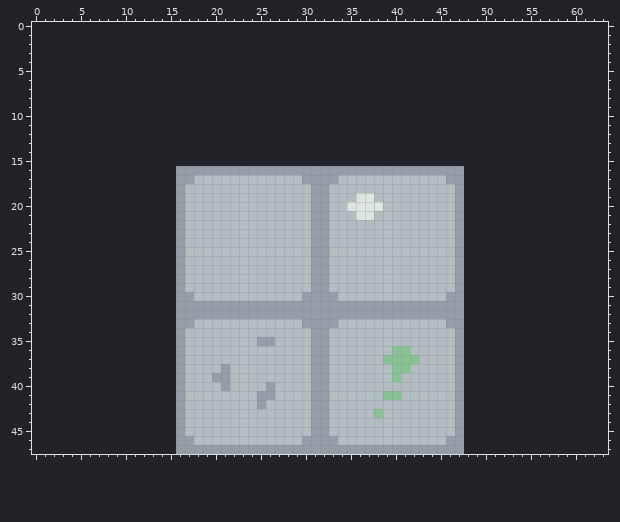
Pixel-art sprite: Assets/Graphismes/Sprites/Sol.png. Above, as it was before the edit.
The file is 32x32 pixels. The old version is drawn lined up with the new one, on the new canvas.
The same view after the edit:
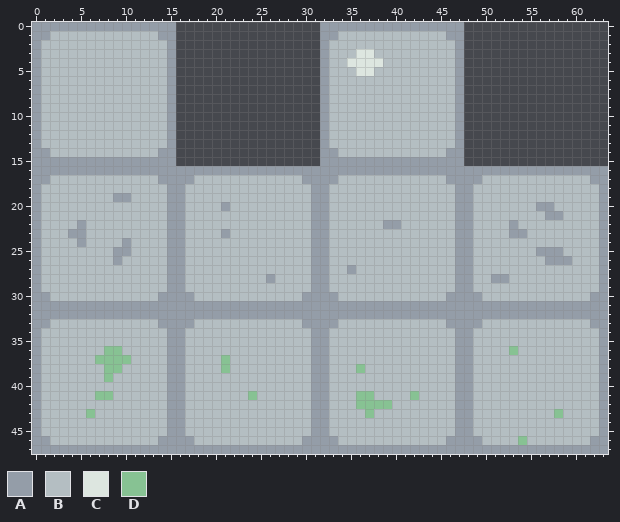
Palette (. is transparent): A #949da8  B #b4bec2  C #dde6e0  D #87c293
What changed:
canvas 32x32 -> 64x48, the old top-left corner now at 16,16
y 0: x 0..15 ................ -> AAAAAAAAAAAAAAAA; x 32..47 ................ -> AAAAAAAAAAAAAAAA
y 1: x 0..15 ................ -> AABBBBBBBBBBBBAA; x 32..47 ................ -> AABBBBBBBBBBBBAA
y 2: x 0..15 ................ -> ABBBBBBBBBBBBBBA; x 32..47 ................ -> ABBBBBBBBBBBBBBA
y 3: x 0..15 ................ -> ABBBBBBBBBBBBBBA; x 32..47 ................ -> ABBBCCBBBBBBBBBA
y 4: x 0..15 ................ -> ABBBBBBBBBBBBBBA; x 32..47 ................ -> ABBCCCCBBBBBBBBA
y 5: x 0..15 ................ -> ABBBBBBBBBBBBBBA; x 32..47 ................ -> ABBBCCBBBBBBBBBA
y 6..13: x 0..15 ................ -> ABBBBBBBBBBBBBBA; x 32..47 ................ -> ABBBBBBBBBBBBBBA
y 14: x 0..15 ................ -> AABBBBBBBBBBBBAA; x 32..47 ................ -> AABBBBBBBBBBBBAA
y 15: x 0..15 ................ -> AAAAAAAAAAAAAAAA; x 32..47 ................ -> AAAAAAAAAAAAAAAA
y 16: x 0..15 ................ -> AAAAAAAAAAAAAAAA; x 48..63 ................ -> AAAAAAAAAAAAAAAA
y 17: x 0..15 ................ -> AABBBBBBBBBBBBAA; x 48..63 ................ -> AABBBBBBBBBBBBAA
y 18: x 0..15 ................ -> ABBBBBBBBBBBBBBA; x 48..63 ................ -> ABBBBBBBBBBBBBBA
y 19: x 0..15 ................ -> ABBBBBBBBAABBBBA; x 36..37 CC -> BB; x 48..63 ................ -> ABBBBBBBBBBBBBBA
y 20: x 0..15 ................ -> ABBBBBBBBBBBBBBA; x 21 B -> A; x 35..38 CCCC -> BBBB; x 48..63 ................ -> ABBBBBBBAABBBBBA
y 21: x 0..15 ................ -> ABBBBBBBBBBBBBBA; x 36..37 CC -> BB; x 48..63 ................ -> ABBBBBBBBAABBBBA
y 22: x 0..15 ................ -> ABBBBABBBBBBBBBA; x 39..40 BB -> AA; x 48..63 ................ -> ABBBBABBBBBBBBBA
y 23: x 0..15 ................ -> ABBBAABBBBBBBBBA; x 21 B -> A; x 48..63 ................ -> ABBBBAABBBBBBBBA
y 24: x 0..15 ................ -> ABBBBABBBBABBBBA; x 48..63 ................ -> ABBBBBBBBBBBBBBA
y 25: x 0..15 ................ -> ABBBBBBBBAABBBBA; x 48..63 ................ -> ABBBBBBBAAABBBBA
y 26: x 0..15 ................ -> ABBBBBBBBABBBBBA; x 48..63 ................ -> ABBBBBBBBAAABBBA
y 27: x 0..15 ................ -> ABBBBBBBBBBBBBBA; x 35 B -> A; x 48..63 ................ -> ABBBBBBBBBBBBBBA
y 28: x 0..15 ................ -> ABBBBBBBBBBBBBBA; x 26 B -> A; x 48..63 ................ -> ABBAABBBBBBBBBBA
y 29: x 0..15 ................ -> ABBBBBBBBBBBBBBA; x 48..63 ................ -> ABBBBBBBBBBBBBBA
y 30: x 0..15 ................ -> AABBBBBBBBBBBBAA; x 48..63 ................ -> AABBBBBBBBBBBBAA
y 31..32: x 0..15 ................ -> AAAAAAAAAAAAAAAA; x 48..63 ................ -> AAAAAAAAAAAAAAAA
y 33: x 0..15 ................ -> AABBBBBBBBBBBBAA; x 48..63 ................ -> AABBBBBBBBBBBBAA
y 34: x 0..15 ................ -> ABBBBBBBBBBBBBBA; x 48..63 ................ -> ABBBBBBBBBBBBBBA
y 35: x 0..15 ................ -> ABBBBBBBBBBBBBBA; x 25..26 AA -> BB; x 48..63 ................ -> ABBBBBBBBBBBBBBA
y 36: x 0..15 ................ -> ABBBBBBBDDBBBBBA; x 40..41 DD -> BB; x 48..63 ................ -> ABBBBDBBBBBBBBBA
y 37: x 0..15 ................ -> ABBBBBBDDDDBBBBA; x 21 B -> D; x 39..42 DDDD -> BBBB; x 48..63 ................ -> ABBBBBBBBBBBBBBA
y 38: x 0..15 ................ -> ABBBBBBBDDBBBBBA; x 21 A -> D; x 36 B -> D; x 40..41 DD -> BB; x 48..63 ................ -> ABBBBBBBBBBBBBBA
y 39: x 0..15 ................ -> ABBBBBBBDBBBBBBA; x 20..21 AA -> BB; x 40 D -> B; x 48..63 ................ -> ABBBBBBBBBBBBBBA
y 40: x 0..15 ................ -> ABBBBBBBBBBBBBBA; x 21 A -> B; x 26 A -> B; x 48..63 ................ -> ABBBBBBBBBBBBBBA
y 41: x 0..15 ................ -> ABBBBBBDDBBBBBBA; x 24..26 BAA -> DBB; x 36..37 BB -> DD; x 39..40 DD -> BB; x 42 B -> D; x 48..63 ................ -> ABBBBBBBBBBBBBBA
y 42: x 0..15 ................ -> ABBBBBBBBBBBBBBA; x 25 A -> B; x 36..39 BBBB -> DDDD; x 48..63 ................ -> ABBBBBBBBBBBBBBA
y 43: x 0..15 ................ -> ABBBBBDBBBBBBBBA; x 37..38 BD -> DB; x 48..63 ................ -> ABBBBBBBBBDBBBBA
y 44..45: x 0..15 ................ -> ABBBBBBBBBBBBBBA; x 48..63 ................ -> ABBBBBBBBBBBBBBA
y 46: x 0..15 ................ -> AABBBBBBBBBBBBAA; x 48..63 ................ -> AABBBBDBBBBBBBAA
y 47: x 0..15 ................ -> AAAAAAAAAAAAAAAA; x 48..63 ................ -> AAAAAAAAAAAAAAAA
Where, in picture pixels (left, top, right, bottom), the same in both pictures:
changed: (32, 22, 275, 454)
changed: (320, 22, 608, 454)
